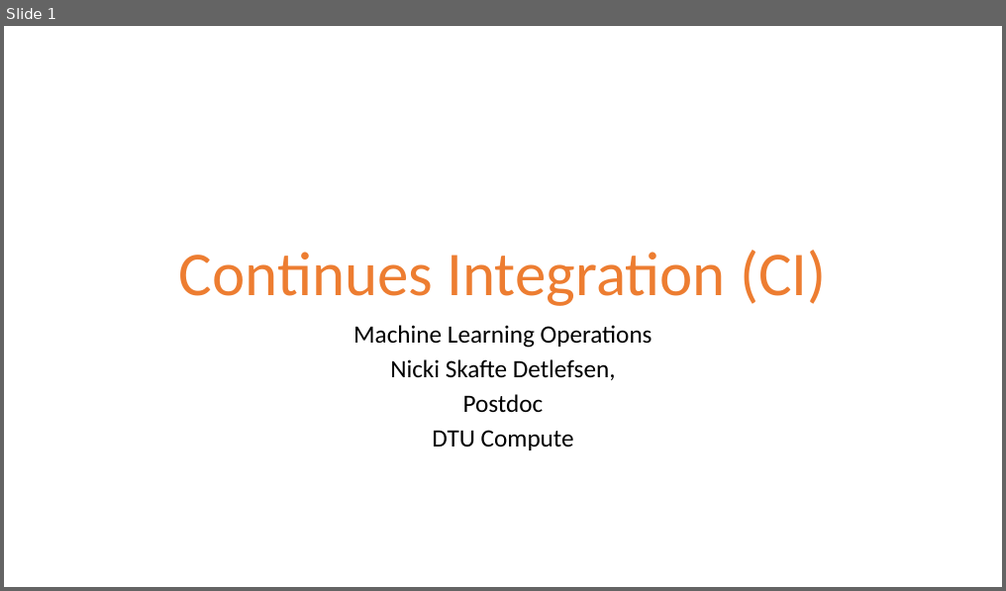
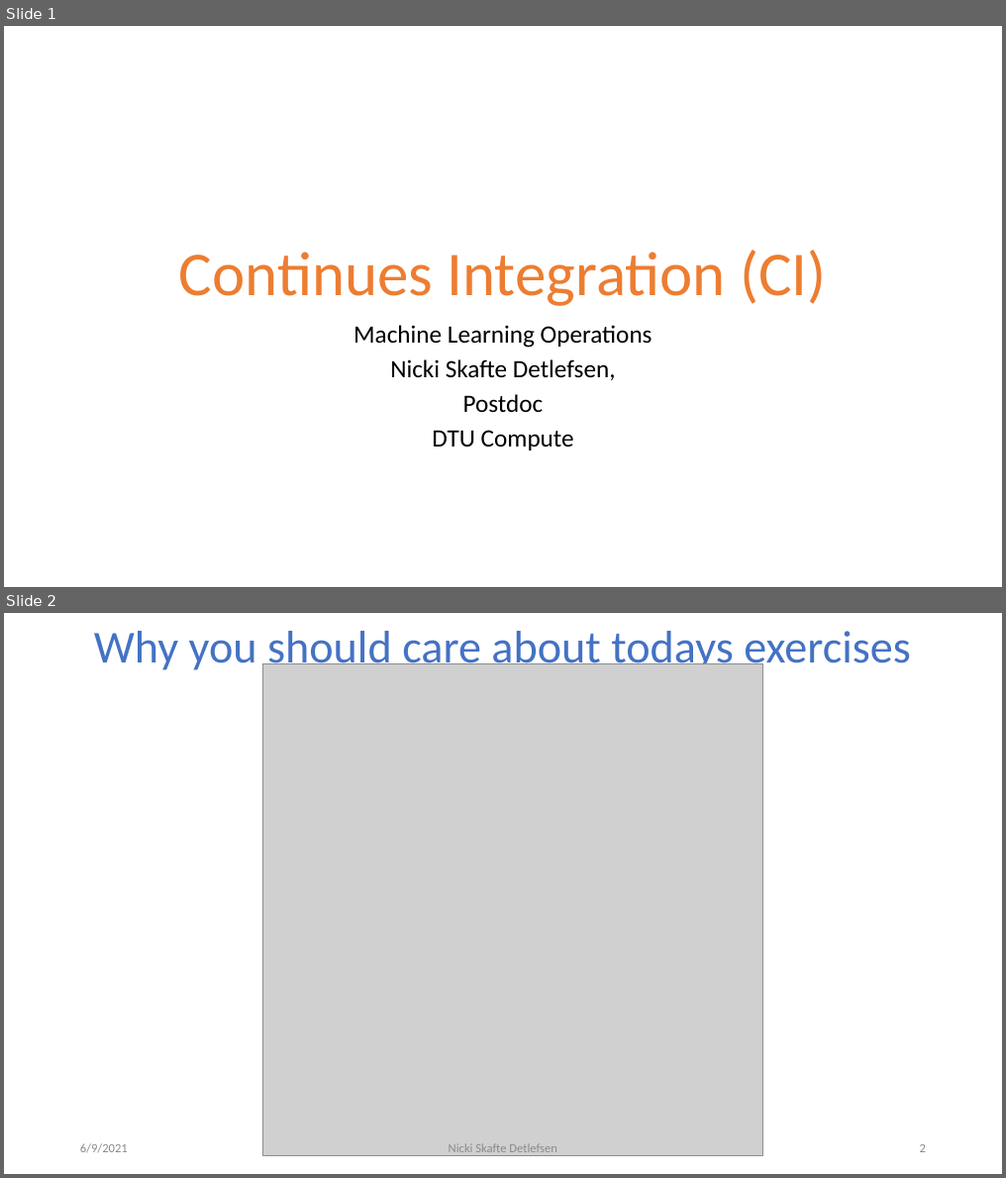
Before and after one commit to DeepEasterbunny/dtu_mlops, a slide deck: 04_continues_integration/ci.pptx. Shown one above the other, each under a label of ours: slide 1 before the commit, slides 1 and 2 after it. The pictures are 1006x591 and 1006x1178 pixels, drawn with LibreOffice and Linux fonts; fonts in the diff are those of the drawing; grey boxes stand for pictures; background and template pictures are left out. Boxes give left, top, right and bottom in pixels: in the first picture for what was removed or moved away, otherwise in the second. Text is boxed around its words. In the diff, an @@ line names an element or a change of style, - is before the commit and + after.

```diff
--- a/04_continues_integration/ci.pptx
+++ b/04_continues_integration/ci.pptx
@@ slide 2 added at (x1=4, y1=613, x2=1002, y2=1174), background #FFFFFF @@
@@ title added at (x1=94, y1=631, x2=911, y2=674), 44 pt, text #4472C4 @@
+Why you should care about todays exercises
@@ picture added at (x1=263, y1=663, x2=762, y2=1156) @@
@@ text added at (x1=80, y1=1144, x2=128, y2=1154), 12 pt, text #8C8C8C @@
+6/9/2021
@@ text added at (x1=449, y1=1144, x2=557, y2=1157), 12 pt, text #8C8C8C @@
+Nicki Skafte Detlefsen
@@ page number added at (x1=920, y1=1145, x2=926, y2=1153), 12 pt, text #8C8C8C @@
+2
```
Also in this commit, not shown: 22 slides changed, 2 other files.
